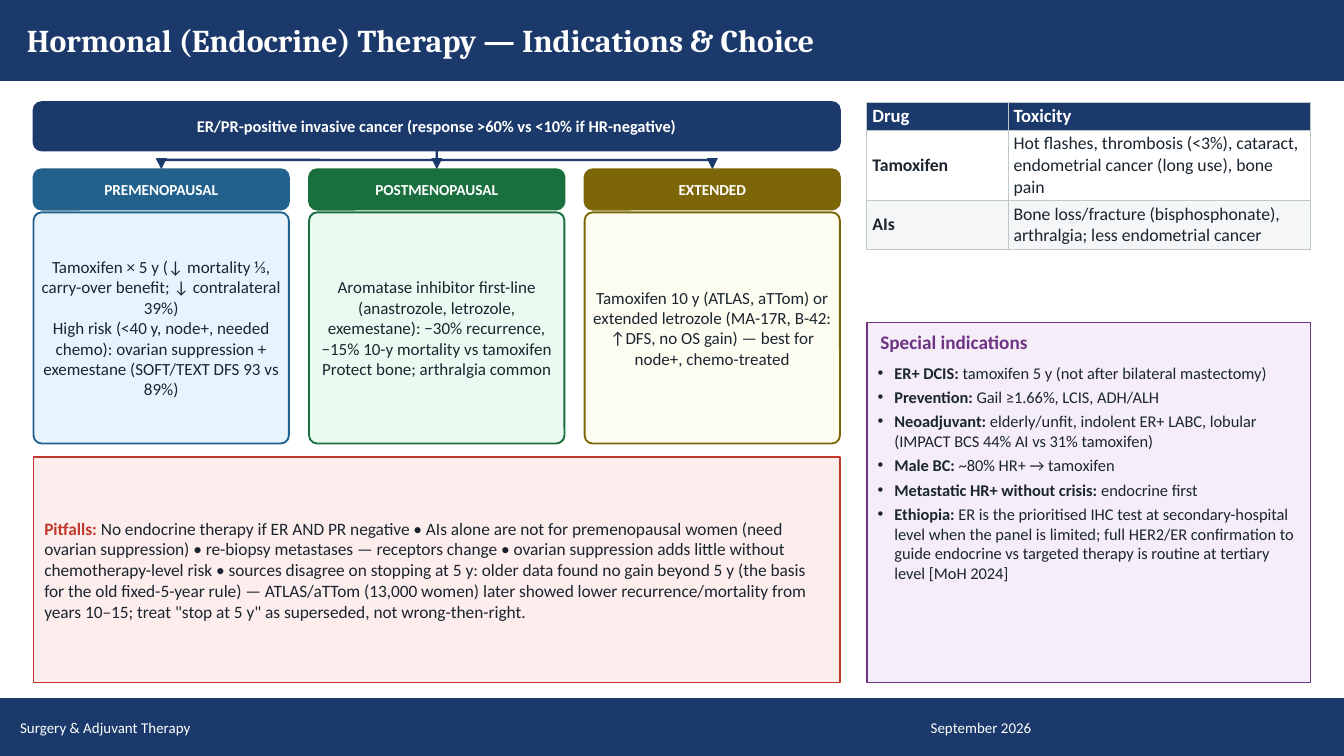
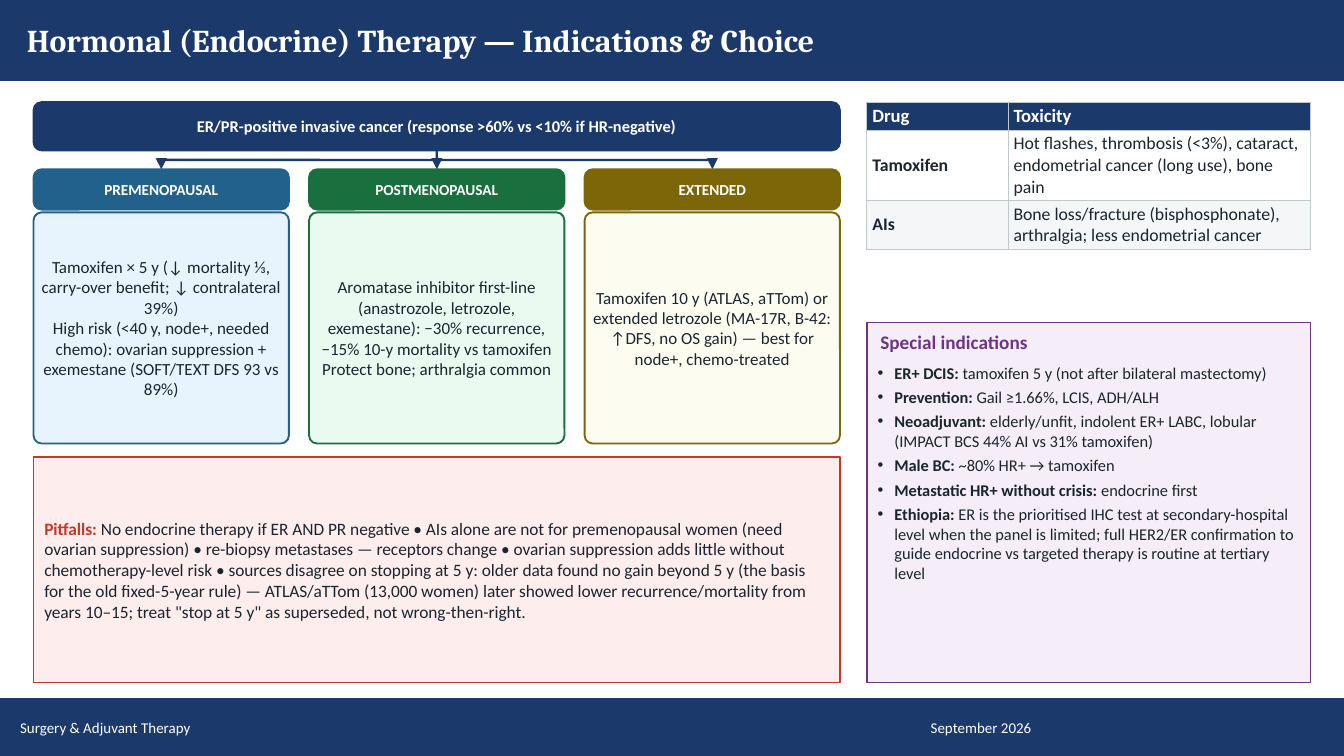
Before and after one commit to Muluamlak/Phone, a slide deck: slide 58 of BreastCancer_Management_Visual_65.pptx. Drawn at 1344x756 pixels with LibreOffice and Linux fonts; fonts in the diff are those of the drawing. Boxes give left, top, right and bottom in pixels: in the first picture for what was removed or moved away, otherwise in the second. Text is boxed around its words. In the diff, an @@ line names an element or a change of style, - is before the commit and + after.

```diff
--- a/BreastCancer_Management_Visual_65.pptx
+++ b/BreastCancer_Management_Visual_65.pptx
@@ text at <box>894,508,1294,579</box>: text changed @@
-• Ethiopia: ER is the prioritised IHC test at secondary-hospital level when the panel is limited; full HER2/ER confirmation to guide endocrine vs targeted therapy is routine at tertiary level [MoH 2024]
+• Ethiopia: ER is the prioritised IHC test at secondary-hospital level when the panel is limited; full HER2/ER confirmation to guide endocrine vs targeted therapy is routine at tertiary level
```
Also in this commit, not shown: 6 other slides changed, 1 slide added.
